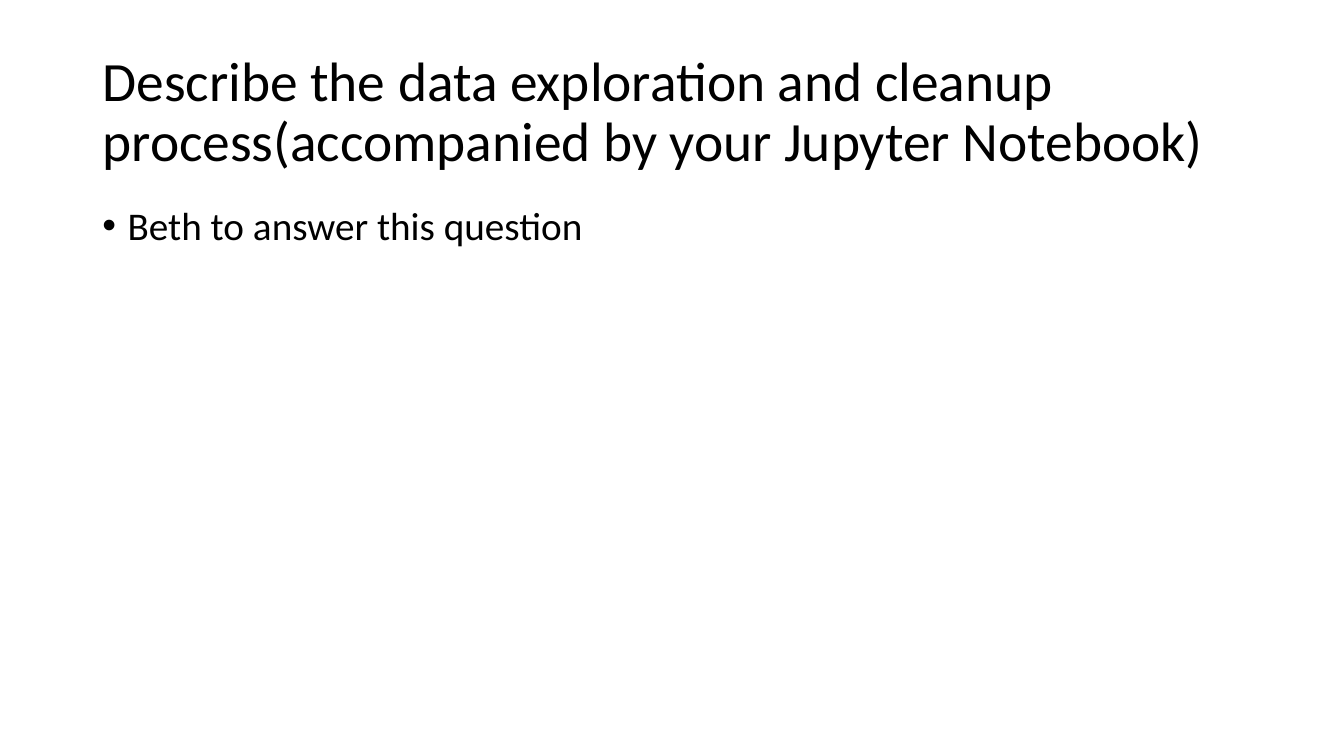
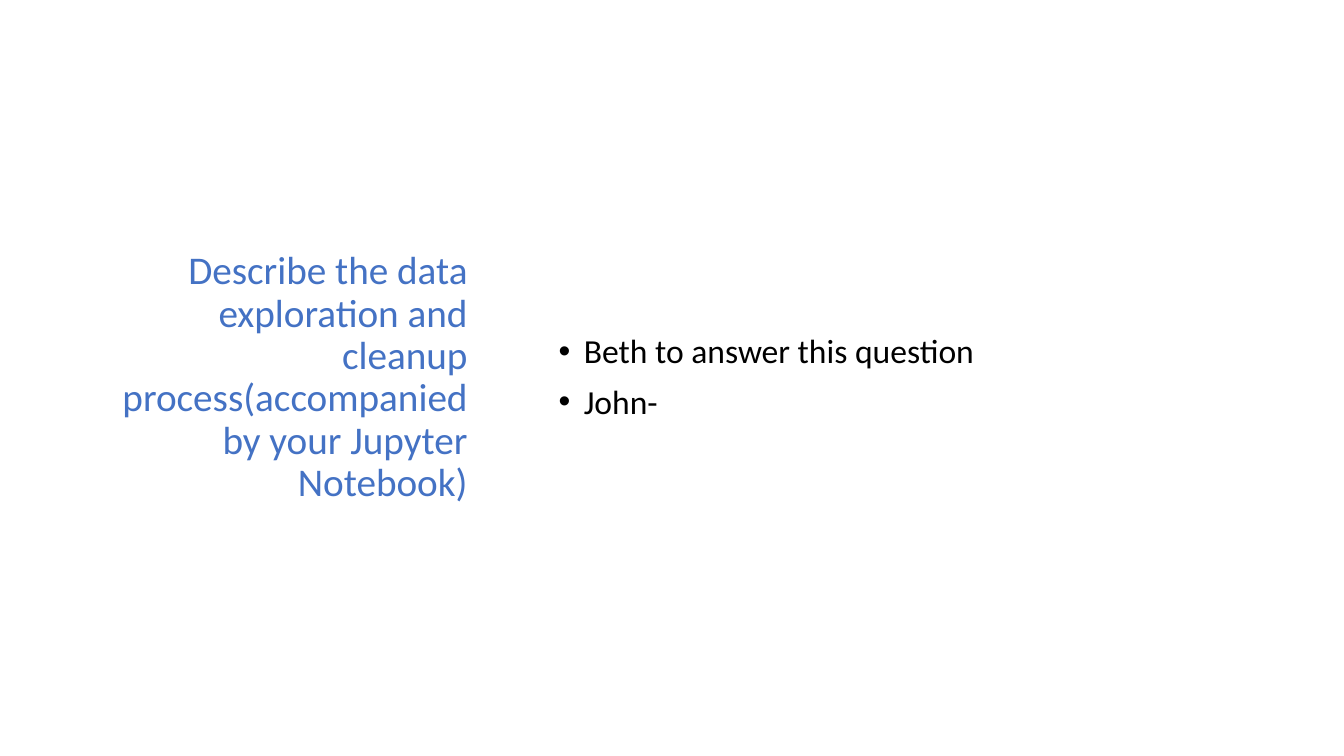
Before and after one commit to nicholasiii/GroupAssignement1, a slide deck: slide 5 of Group 2.pptx. Drawn at 1344x756 pixels with LibreOffice and Linux fonts; fonts in the diff are those of the drawing. Boxes give left, top, right and bottom in pixels: in the first picture for what was removed or moved away, otherwise in the second. Text is boxed around its words. In the diff, an @@ line names an element or a change of style, - is before the commit and + after.

```diff
--- a/Group 2.pptx
+++ b/Group 2.pptx
@@ title "Describe the data exploration and ...": place and size @@
-title "Describe the data exploration and ..." at bbox=[102, 62, 1203, 170]
+title "Describe the data exploration and ..." at bbox=[122, 256, 468, 501]
@@ title "Describe the data exploration and ..." at bbox=[122, 256, 468, 501]: size 39.6 to 28 pt, text colour #000000 to #4472C4; alignment left to right @@
@@ text "Beth to answer this question": place and size @@
-text "Beth to answer this question" at bbox=[128, 212, 582, 247]
+text "Beth to answer this question" at bbox=[584, 339, 974, 415]
@@ text "Beth to answer this question" at bbox=[584, 339, 974, 415]: vertical alignment top to middle @@
@@ text at bbox=[584, 339, 974, 369]: size 28 to 24 pt in "Beth to answer this question" @@
@@ text at bbox=[584, 390, 658, 415]: paragraph added @@
+• John-
```
Also in this commit, not shown: 6 other slides changed, 10 slides added, 4 other files.
